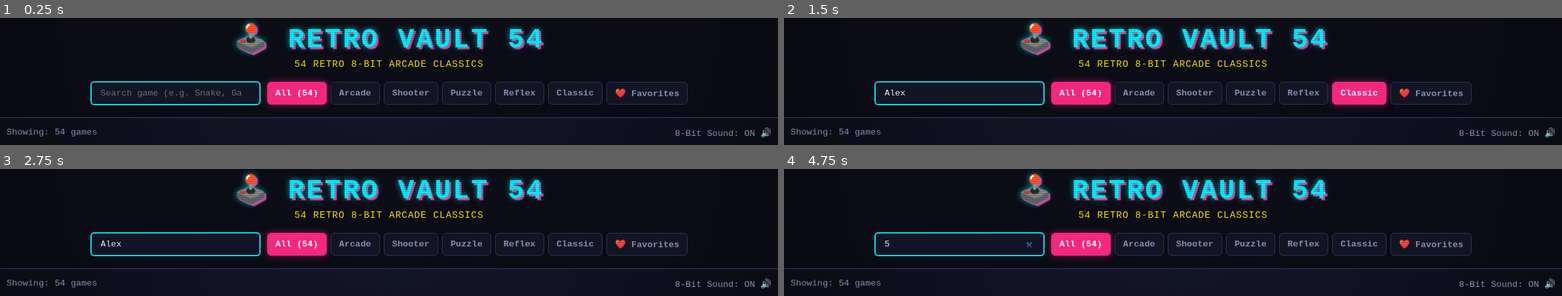
Above: before the commit, frames 1-4 (two rows, left to right).
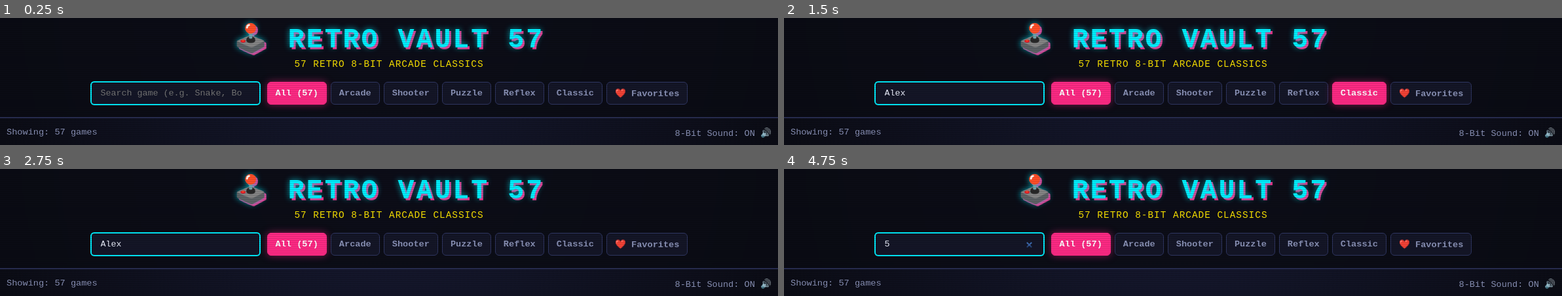
Above: after the commit, the same moments.

Repository: jofiel-nguyen/RETRO-VAULT-57-GAMES
Game: browser game, page index.html
Two runs of this game, one before a commit and one after it. Both use one fixed random seed, a clock stepped at 60 frames per second and the inputs below.
Inputs (mouse positions are in pixels of both pictures, inside the frame that each line leads up to):
- Up to frame 1 (0.25 s): no input
- Up to frame 2 (1.5 s): click (962, 92) at 0.27 s; type "Alex" at 0.27 s; click "Classic" at 0.52 s; hold Right from 1.03 s (still down); tap Space at 1.1 s
- Up to frame 3 (2.75 s): release Right at 1.53 s; hold Down 1.58-1.85 s; tap Space at 1.6, 2.1, 2.6 s; hold Left 1.9-2.47 s; click "All (54)" (after the commit: "All (57)") at 2.02 s; hold Up from 2.52 s (still down)
- Up to frame 4 (4.75 s): release Up at 2.82 s; hold Right 2.87-3.53 s; tap Space every 0.5 s from 3.1 to 4.6 s; hold Up 3.58-3.82 s; hold Left 3.87-4.3 s; hold Down 4.35-4.68 s; click (962, 243) at 4.52 s; type "5" at 4.52 s; tap Enter at 4.55 s; hold Right from 4.73 s (still down)

The runs differ from the first frame. In frame 1, 0.3% of the frame differs, in the area x 7-70%, y 7-92%; in frame 2, 0.3%; in frame 3, 0.3%; in frame 4, 0.3%.
Error in both runs: SyntaxError: Unexpected token '{'

Commit message:
Update title and subtitle for RETRO VAULT 57

Diff:
--- a/index.html
+++ b/index.html
@@ -3,18 +3,18 @@
 <head>
   <meta charset="UTF-8" />
   <meta name="viewport" content="width=device-width, initial-scale=1.0" />
-  <title>RETRO VAULT 54 — Classic Arcade Hub</title>
+  <title>RETRO VAULT 57 — Classic Arcade Hub</title>
   <link rel="stylesheet" href="style.css" />
 </head>
 <body>
 
 <header>
-  <h1>🕹️ RETRO VAULT 54</h1>
-  <div class="subtitle">54 RETRO 8-BIT ARCADE CLASSICS</div>
+  <h1>🕹️ RETRO VAULT 57</h1>
+  <div class="subtitle">57 RETRO 8-BIT ARCADE CLASSICS</div>
   <div class="toolbar">
-    <input type="search" id="searchInput" placeholder="Search game (e.g. Snake, Galaga...)" />
+    <input type="search" id="searchInput" placeholder="Search game (e.g. Snake, Bomber...)" />
     <div class="filters" id="filterBar">
-      <button class="filter-btn active" data-cat="ALL">All (54)</button>
+      <button class="filter-btn active" data-cat="ALL">All (57)</button>
       <button class="filter-btn" data-cat="ARCADE">Arcade</button>
       <button class="filter-btn" data-cat="SHOOTER">Shooter</button>
       <button class="filter-btn" data-cat="PUZZLE">Puzzle</button>
@@ -26,7 +26,7 @@
 </header>
 
 <div class="stats-bar">
-  <span id="countLabel">Showing: 54 games</span>
+  <span id="countLabel">Showing: 57 games</span>
   <span>8-Bit Sound: ON 🔊</span>
 </div>
 
